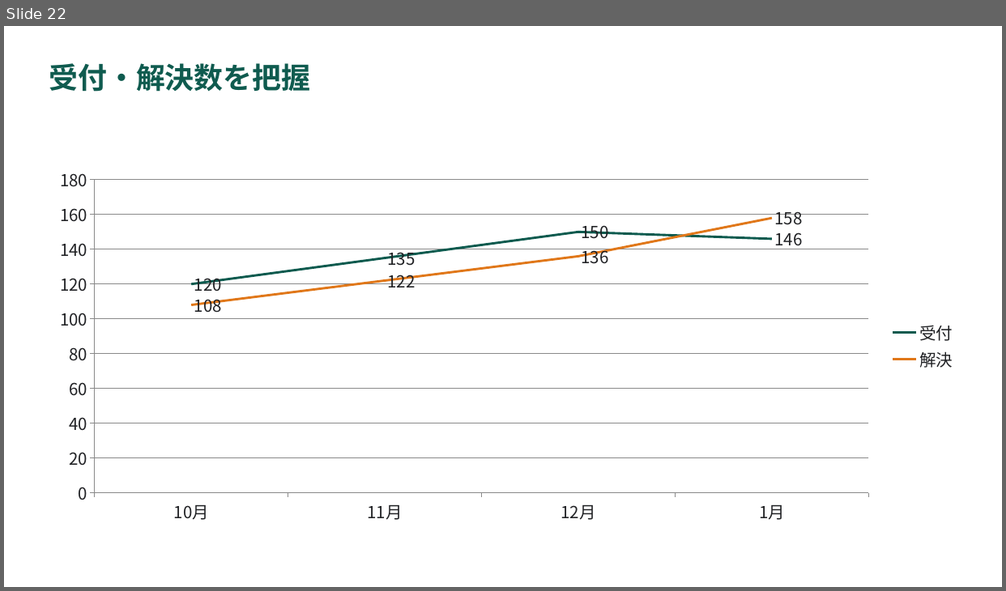
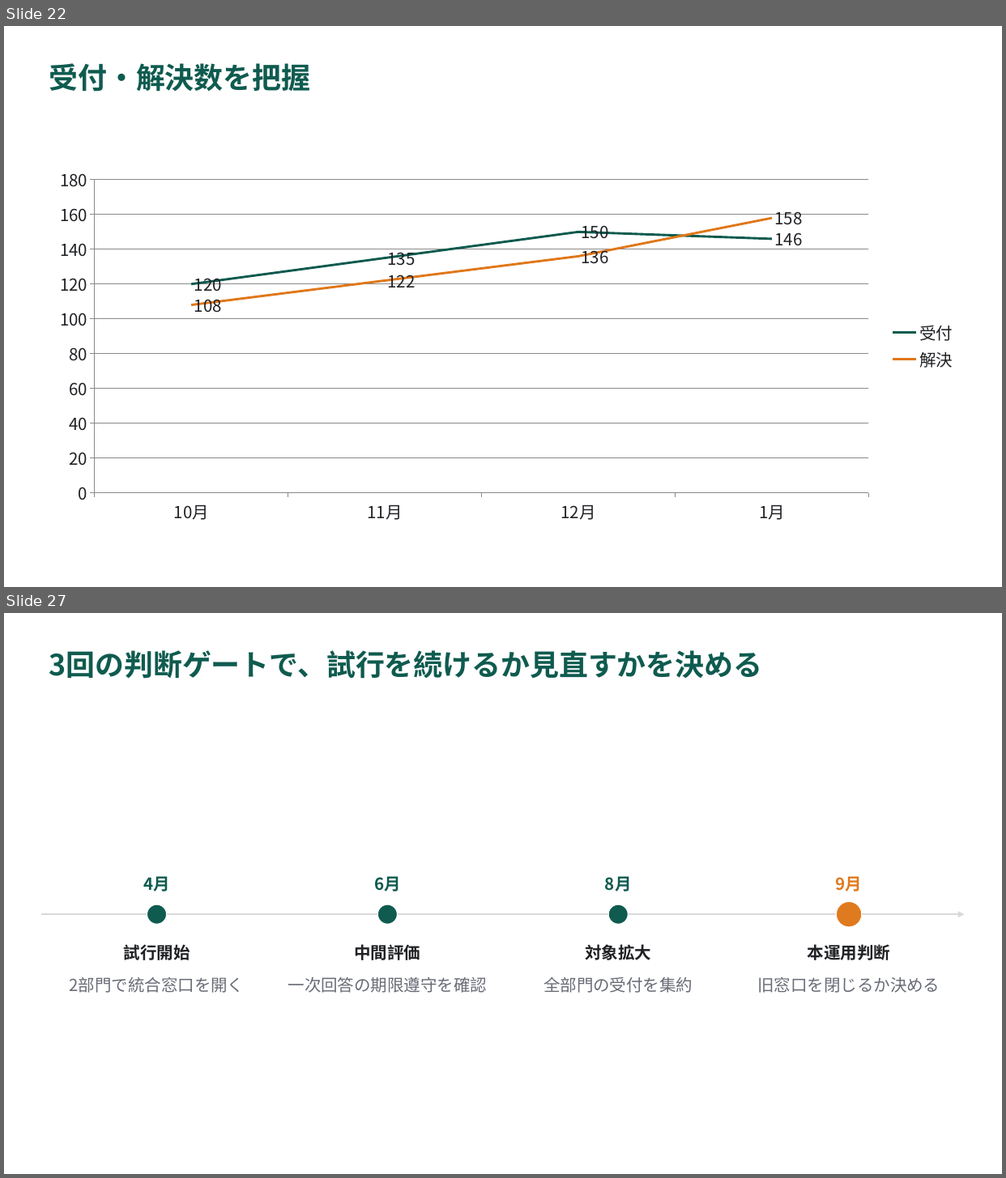
Before and after one commit to YHirano7/Artifacts, a slide deck: skills/pptx-deck/examples/component-gallery/component-gallery.pptx. Shown one above the other, each under a label of ours: slide 22 before the commit, slides 22 and 27 after it; the slides between them are not shown. The pictures are 1006x591 and 1006x1178 pixels, drawn with LibreOffice and Linux fonts; fonts in the diff are those of the drawing. Boxes give left, top, right and bottom in pixels: in the first picture for what was removed or moved away, otherwise in the second. Text is boxed around its words. In the diff, an @@ line names an element or a change of style, - is before the commit and + after.

```diff
--- a/skills/pptx-deck/examples/component-gallery/component-gallery.pptx
+++ b/skills/pptx-deck/examples/component-gallery/component-gallery.pptx
@@ slide 27 added at box(4, 613, 1002, 1174), background #FFFFFF @@
@@ title added at box(49, 650, 762, 679), 28 pt, text #0F5B4F, bold @@
+3回の判断ゲートで、試行を続けるか見直すかを決める
@@ arrow added from (41, 914) to (965, 914), #D9D9D9 2 pt @@
@@ group added at box(543, 876, 692, 993): 3 texts, 1 ellipse @@
+8月
+対象拡大
+全部門の受付を集約
@@ group added at box(70, 876, 245, 993): 3 texts, 1 ellipse @@
+4月
+試行開始
+2部門で統合窓口を開く
@@ group added at box(288, 876, 488, 993): 3 texts, 1 ellipse @@
+6月
+中間評価
+一次回答の期限遵守を確認
@@ group added at box(757, 876, 940, 993): 3 texts, 1 ellipse @@
+9月
+本運用判断
+旧窓口を閉じるか決める
```
Also in this commit, not shown: 10 other slides added, 26 other files.
